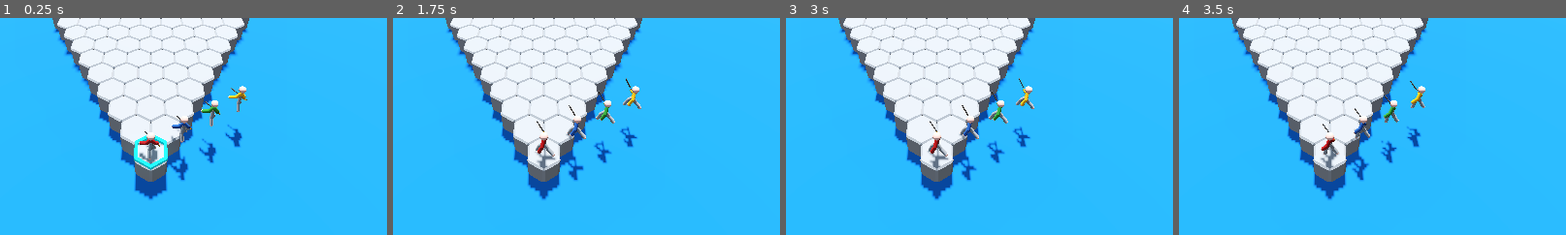
Above: before the commit, frames 1-4 (left to right).
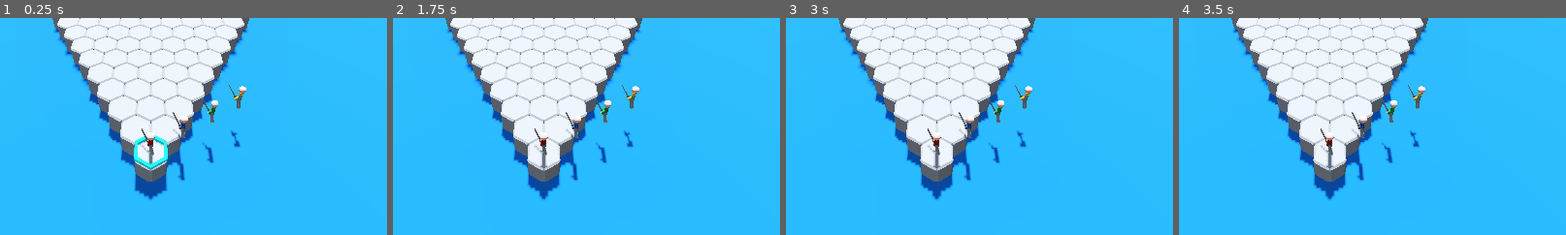
Above: after the commit, the same moments.

Repository: GuSoder/mini-turn-client
Game: Godot game, scene res://game/scenes/client1.tscn
Two runs of this game, one before a commit and one after it. Both use one fixed random seed, a clock stepped at 60 frames per second and the inputs below. This scene is started directly instead of the project's main scene.
Inputs (mouse positions are % of the whole screen's width and height, from its top left):
- Up to frame 1 (0.25 s): no input
- Up to frame 2 (1.75 s): tap Enter at 0.5, 0.6 s; move the mouse to (72, 45) at 0.52 s; click (72, 45) at 0.67 s; move the mouse to (30, 55) at 1.27 s; tap C at 1.35 s; click (30, 55) at 1.42 s
- Up to frame 3 (3 s): move the mouse to (60, 28) at 2.02 s; tap L at 2.1 s; click (60, 28) at 2.17 s; move the mouse to (45, 70) at 2.77 s; tap 1 at 2.85 s; click (45, 70) at 2.92 s
- Up to frame 4 (3.5 s): no input
The pictures show only the part of the screen within x 31-80%, y 39-89%; the shares and areas given below are measured in that part.

The runs differ from the first frame. In frame 1, 1.4% of the frame differs, in the area x 35-64%, y 30-72%; in frame 2, 1.5%, in the area x 36-65%, y 27-74%; in frame 3, 1.4%; in frame 4, 1.4%.

Commit message:
Add procedural animation system with phase-based swing control
🤖 Generated with [Claude Code](https://claude.ai/code)

Co-Authored-By: Claude <noreply@anthropic.com>

Diff:
--- a/framework/scripts/bot_client.gd
+++ b/framework/scripts/bot_client.gd
@@ -115,6 +115,10 @@
 	if state.get("phase", "planning") == "planning" and client_status == Status.MOVING:
 		client_status = Status.CHOOSING
 
+		# Deactivate animations for all players when returning to planning phase
+		for i in range(4):
+			deactivate_player_animations(i)
+
 	# Update player positions from server state
 	if "positions" in state:
 		for i in range(4):
@@ -134,6 +138,10 @@
 				if i == client_number - 1 and state.get("phase", "planning") == "moving":
 					client_status = Status.MOVING
 					print("BOT: Player " + str(client_number) + " animation starting, status -> MOVING")
+
+				# Activate animations when any player starts moving
+				if state.get("phase", "planning") == "moving":
+					activate_player_animations(i)
 					# Simulate animation time then send end turn
 					await get_tree().create_timer(0.5 * new_path.size()).timeout
 					if client_status == Status.MOVING:  # Make sure we're still moving
@@ -370,3 +378,25 @@
 func schedule_next_poll():
 	await get_tree().create_timer(poll_interval).timeout
 	poll_server()
+
+func activate_player_animations(player_index: int):
+	var players_node = get_parent().get_node("Players")
+	if not players_node:
+		return
+
+	var player_node = players_node.get_child(player_index)
+	if player_node:
+		var proc_anim = player_node.get_node("ProcAnim")
+		if proc_anim and proc_anim.has_method("activate_swings"):
+			proc_anim.activate_swings()
+
+func deactivate_player_animations(player_index: int):
+	var players_node = get_parent().get_node("Players")
+	if not players_node:
+		return
+
+	var player_node = players_node.get_child(player_index)
+	if player_node:
+		var proc_anim = player_node.get_node("ProcAnim")
+		if proc_anim and proc_anim.has_method("deactivate_swings"):
+			proc_anim.deactivate_swings()
--- a/framework/scripts/client.gd
+++ b/framework/scripts/client.gd
@@ -154,6 +154,10 @@
 		is_attacking = false
 		attack_target = -1
 
+		# Deactivate animations for all players when returning to planning phase
+		for i in range(4):
+			deactivate_player_animations(i)
+
 	# Update turn marker position
 	update_turn_marker_position(state)
 
@@ -186,6 +190,10 @@
 	if player_index == client_number - 1 and state.get("phase", "planning") == "moving":
 		client_status = Status.MOVING
 		print("CLIENT: Player " + str(client_number) + " animation starting, status -> MOVING")
+
+	# Activate animations when player starts moving
+	if state.get("phase", "planning") == "moving":
+		activate_player_animations(player_index)
 
 	# Convert hex path to world positions and animate
 	var world_positions: Array[Vector3] = []
@@ -486,3 +494,17 @@
 				var marker = path_markers_node.get_child(marker_index)
 				marker.position = hex_world_pos
 				marker.visible = true
+
+func activate_player_animations(player_index: int):
+	var player_node = players_node.get_child(player_index)
+	if player_node:
+		var proc_anim = player_node.get_node("ProcAnim")
+		if proc_anim and proc_anim.has_method("activate_swings"):
+			proc_anim.activate_swings()
+
+func deactivate_player_animations(player_index: int):
+	var player_node = players_node.get_child(player_index)
+	if player_node:
+		var proc_anim = player_node.get_node("ProcAnim")
+		if proc_anim and proc_anim.has_method("deactivate_swings"):
+			proc_anim.deactivate_swings()
--- a/game/scenes/hero.tscn
+++ b/game/scenes/hero.tscn
@@ -4,6 +4,7 @@
 [ext_resource type="Material" uid="uid://2ie6rchswkb3" path="res://game/materials/wool.tres" id="2_mepxg"]
 [ext_resource type="Material" uid="uid://cmwh8krat06t8" path="res://game/materials/yellow_sack.tres" id="3_kcias"]
 [ext_resource type="Script" uid="uid://ty1574q2wrjy" path="res://game/scripts/swing.gd" id="4_2xei5"]
+[ext_resource type="Script" path="res://game/scripts/proc_anim.gd" id="4_proc_anim"]
 [ext_resource type="PackedScene" uid="uid://csmyy7ye2ceuj" path="res://items/sword/sword.tscn" id="5_qhscc"]
 
 [sub_resource type="CylinderMesh" id="CylinderMesh_65fms"]
@@ -17,6 +18,9 @@
 [sub_resource type="SphereMesh" id="SphereMesh_e2bvg"]
 
 [node name="Hero" type="Node3D"]
+
+[node name="ProcAnim" type="Node" parent="."]
+script = ExtResource("4_proc_anim")
 
 [node name="Appearance" type="Node3D" parent="."]
 transform = Transform3D(0.2, 0, 0, 0, 0.2, 0, 0, 0, 0.2, 0, 0.30393, 0)
--- /dev/null
+++ b/game/scripts/proc_anim.gd
@@ -0,0 +1,37 @@
+extends Node
+
+# Procedural Animation Controller
+# Manages swing animations for hero characters
+
+var swing_scripts: Array = []
+
+func _ready():
+	# Find all swing scripts in the hero hierarchy
+	find_swing_scripts(get_parent())
+	# Deactivate all swings by default
+	deactivate_swings()
+	print("ProcAnim: Found " + str(swing_scripts.size()) + " swing scripts")
+
+func find_swing_scripts(node: Node):
+	# Recursively find all nodes with swing scripts
+	for child in node.get_children():
+		if child.has_method("set_enabled") and child.get_script() != null:
+			var script_path = child.get_script().get_path()
+			if "swing.gd" in script_path:
+				swing_scripts.append(child)
+				print("ProcAnim: Found swing script on " + child.name)
+
+		# Recursively check children
+		find_swing_scripts(child)
+
+func activate_swings():
+	print("ProcAnim: Activating " + str(swing_scripts.size()) + " swing animations")
+	for swing_script in swing_scripts:
+		if swing_script and swing_script.has_method("set_enabled"):
+			swing_script.set_enabled(true)
+
+func deactivate_swings():
+	print("ProcAnim: Deactivating " + str(swing_scripts.size()) + " swing animations")
+	for swing_script in swing_scripts:
+		if swing_script and swing_script.has_method("set_enabled"):
+			swing_script.set_enabled(false)
--- a/game/scripts/swing.gd
+++ b/game/scripts/swing.gd
@@ -8,6 +8,7 @@
 var overrideAngle : Vector3 = Vector3(90, 0, 0)
 var t: float = 0.0
 var z_off: float
+var enabled: bool = true
 
 # Called when the node enters the scene tree for the first time.
 func _ready():
@@ -18,10 +19,18 @@
 
 # Called every frame. 'delta' is the elapsed time since the previous frame.
 func _process(delta):
+	if not enabled:
+		return
+
 	t += delta * 10.0 * s
 	var angle = 30 * sin(t) * a
 	if doOverrideAngle:
 		rotation_degrees = overrideAngle
 	else:
 		rotation_degrees = Vector3(angle, 0, z_off)
-	pass
+
+func set_enabled(value: bool):
+	enabled = value
+	if not enabled:
+		# Reset to initial rotation when disabled
+		rotation_degrees = Vector3(0, 0, z_off)
